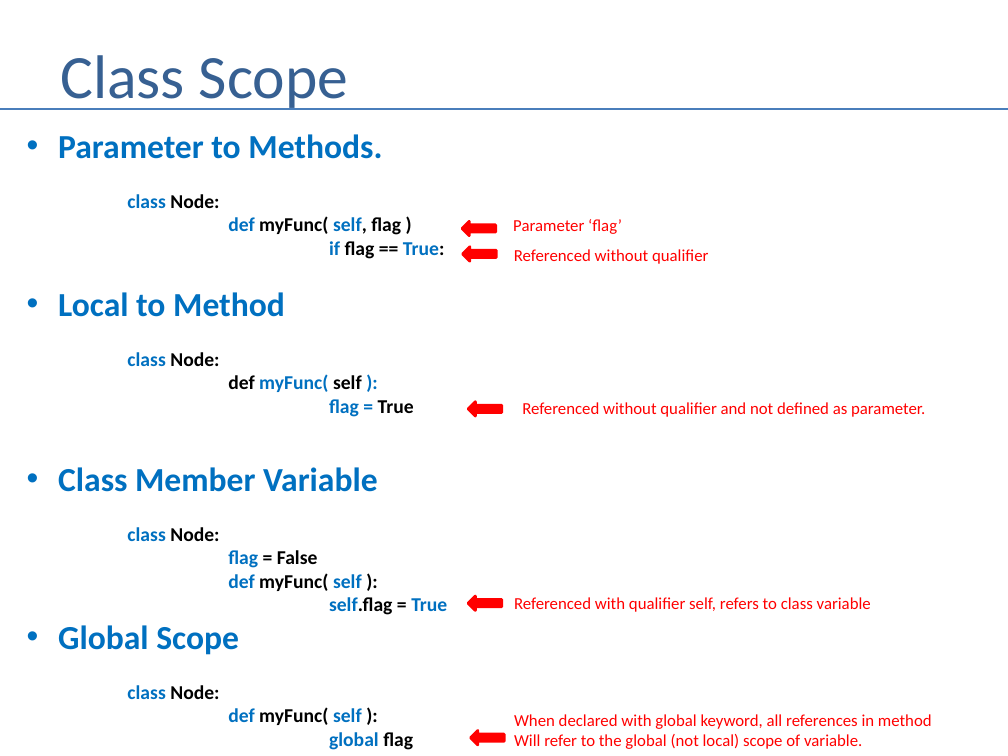
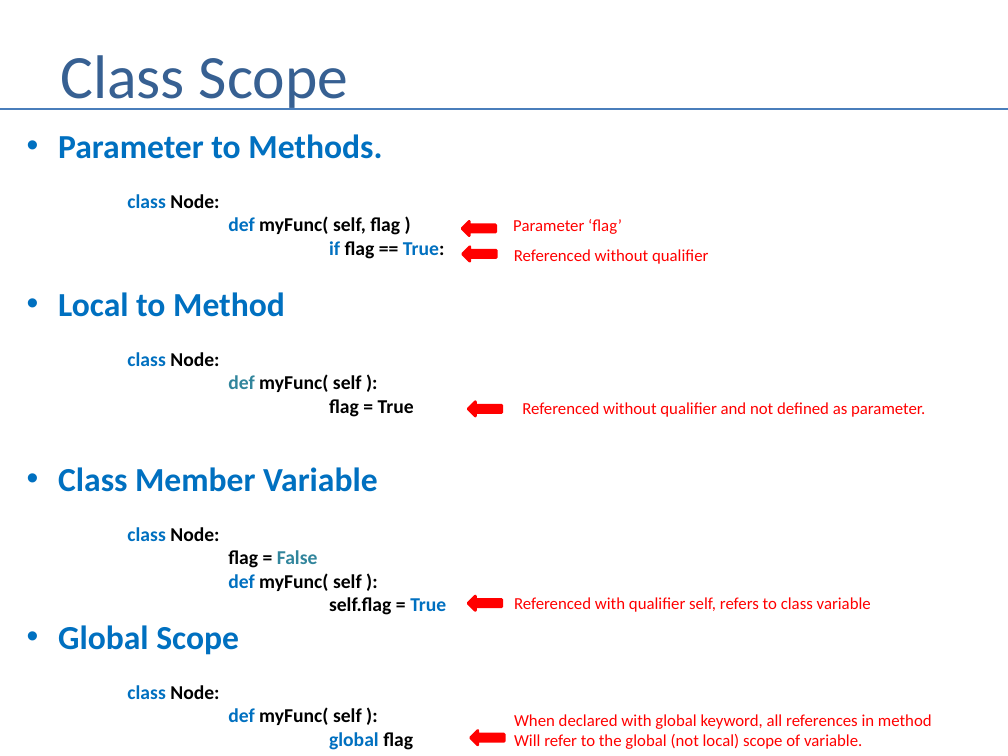
Before and after one commit to andrewferlitsch/Portland-Data-Science-Group, a slide deck: slide 4 of Presentations/Python - OOP.pptx. Drawn at 1008x756 pixels with LibreOffice and Linux fonts; fonts in the diff are those of the drawing. Boxes give left, top, right and bottom in pixels: in the first picture for what was removed or moved away, otherwise in the second. Text is boxed around its words. In the diff, an @@ line names an element or a change of style, - is before the commit and + after.

```diff
--- a/Presentations/Python - OOP.pptx
+++ b/Presentations/Python - OOP.pptx
@@ text at (127, 216, 446, 750): text colour #0070C0 to #000000 in "self,", "myFunc( ): flag =", "flag self", "self.flag" and 1 more places; text colour #000000 to #31859C in "def", "False" @@
```
Also in this commit, not shown: 5 other slides changed, 1 other file.
